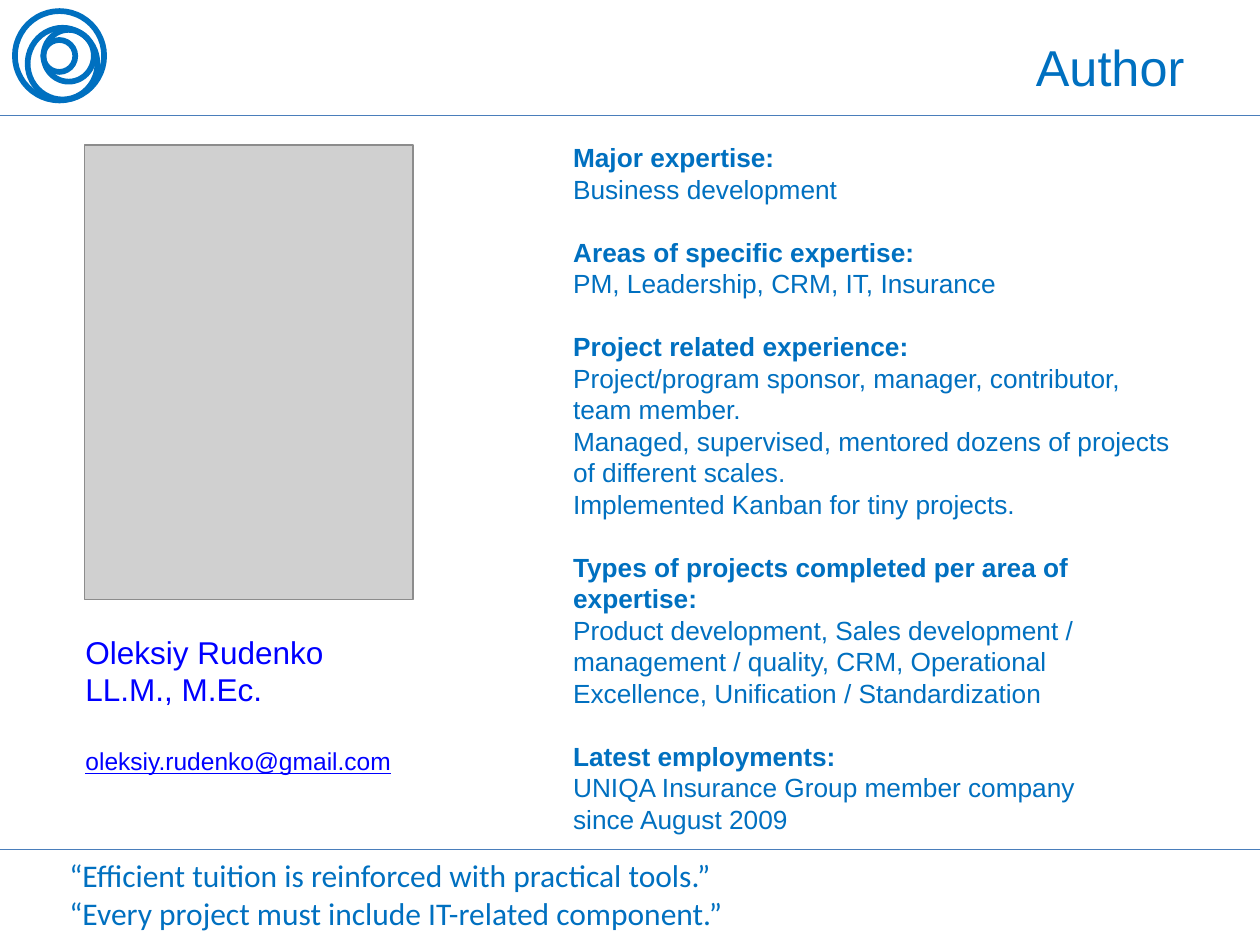
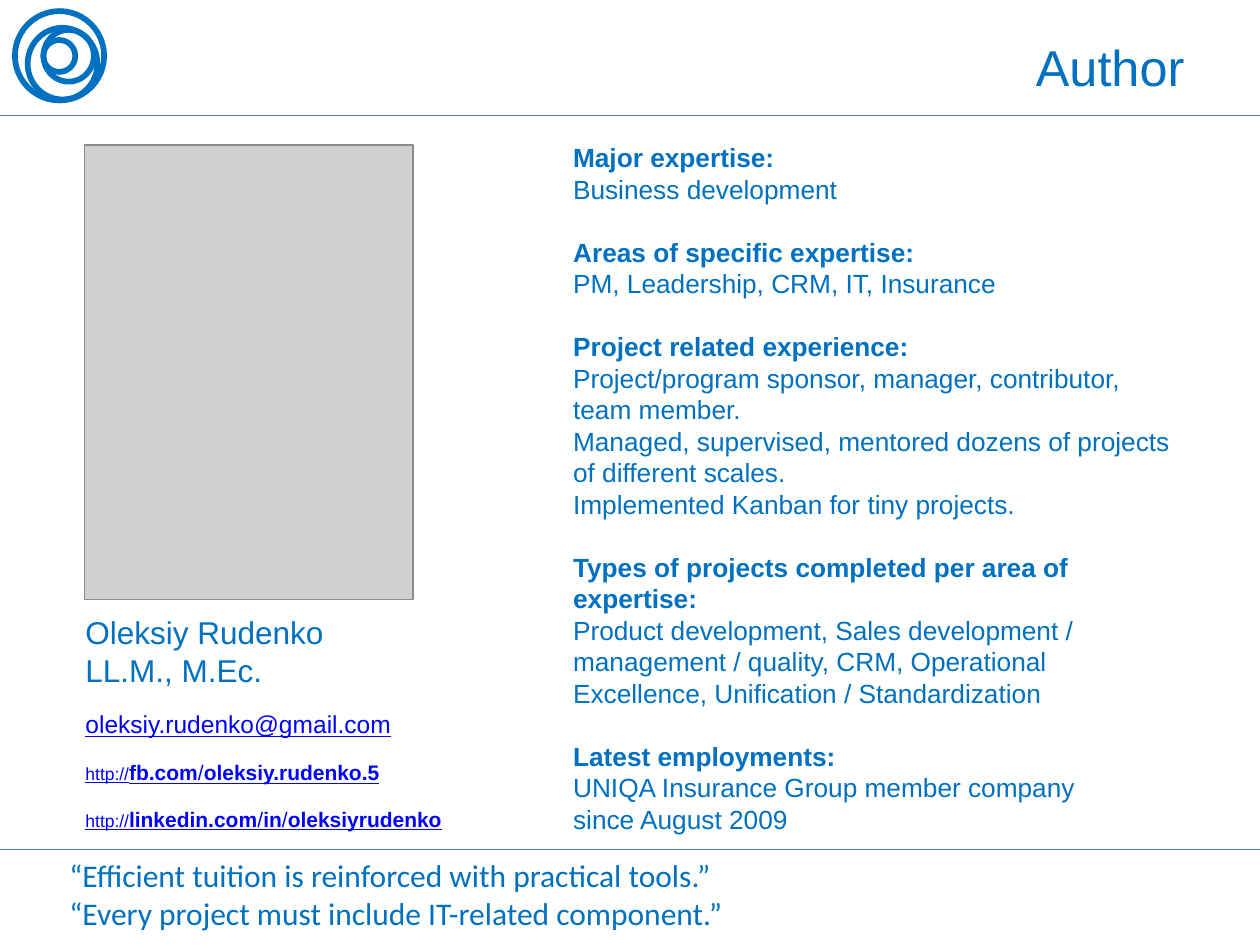
Before and after one commit to OleksiyRudenko/_under-development, a slide deck: slide 2 of PM.overview/PM -- PMBoK 5 Brief Overview -- Oleksiy Rudenko (150417 eng).pptx. Drawn at 1260x945 pixels with LibreOffice and Linux fonts; fonts in the diff are those of the drawing; grey boxes stand for pictures. Boxes give left, top, right and bottom in pixels: in the first picture for what was removed or moved away, otherwise in the second. Text is boxed around its words. In the diff, an @@ line names an element or a change of style, - is before the commit and + after.

```diff
--- a/PM.overview/PM -- PMBoK 5 Brief Overview -- Oleksiy Rudenko (150417 eng).pptx
+++ b/PM.overview/PM -- PMBoK 5 Brief Overview -- Oleksiy Rudenko (150417 eng).pptx
@@ text "Oleksiy Rudenko" moved from (x1=85, y1=641, x2=390, y2=775) to (x1=85, y1=621, x2=441, y2=831) @@
@@ text at (x1=85, y1=621, x2=323, y2=686): text colour #0000FF to #0070C0 in "Oleksiy Rudenko", "LL.M., M.Ec." @@
@@ text at (x1=85, y1=764, x2=441, y2=831): paragraphs added @@
+http://fb.com/oleksiy.rudenko.5
+http://linkedin.com/in/oleksiyrudenko
```
Also in this commit, not shown: 2 other files.
